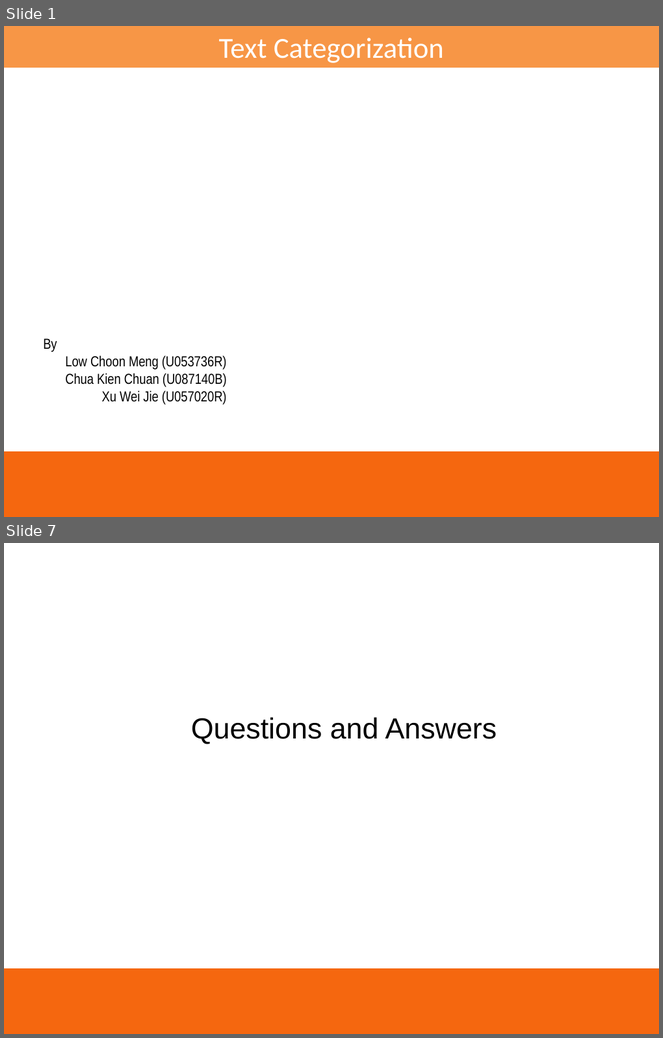
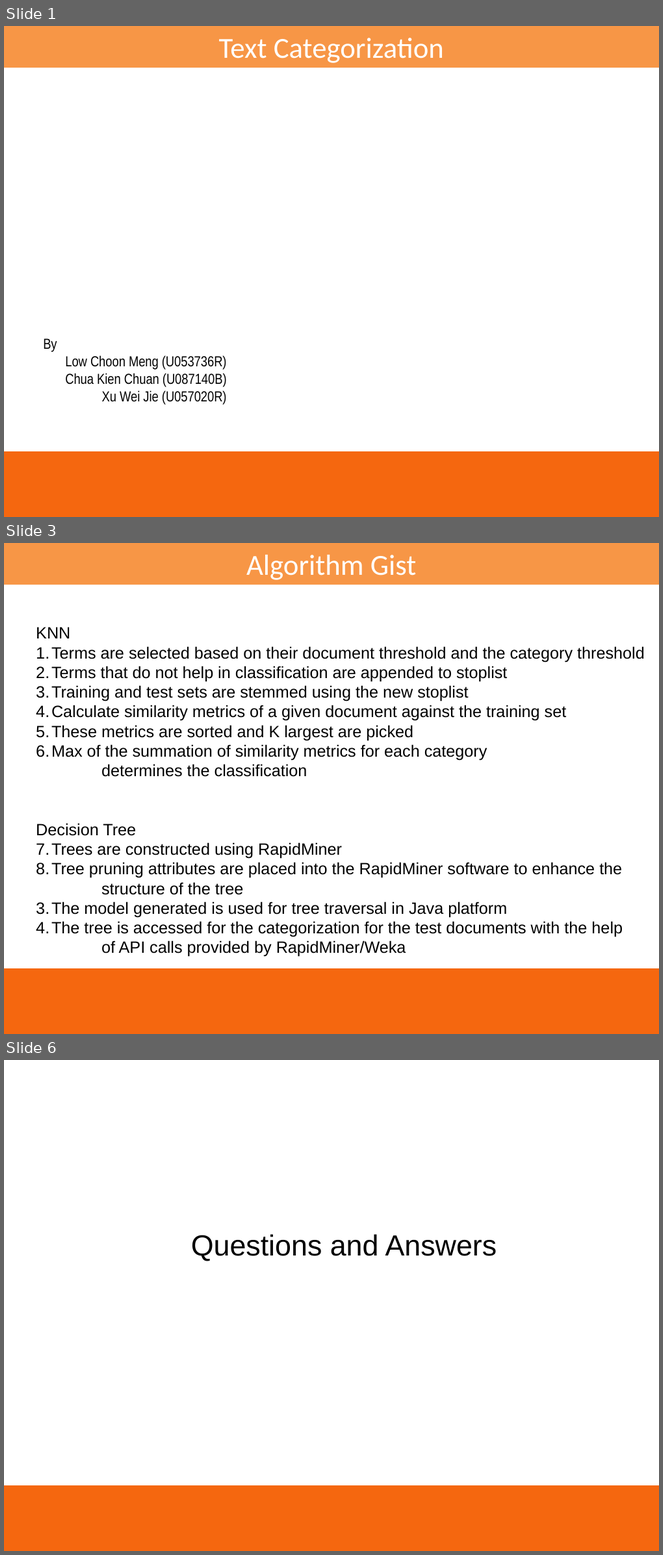
Before and after one commit to gangadhar001/textcategorization, a slide deck: Text Categorization.ppt. Shown one above the other, each under a label of ours: slides 1 and 7 before the commit, slides 1, 3 and 6 after it; the slides between them are not shown. The pictures are 663x1038 and 663x1555 pixels, drawn with LibreOffice and Linux fonts; fonts in the diff are those of the drawing; background and template pictures are left out. Boxes give left, top, right and bottom in pixels: in the first picture for what was removed or moved away, otherwise in the second. Text is boxed around its words. In the diff, an @@ line names an element or a change of style, - is before the commit and + after.

```diff
--- a/Text Categorization.ppt
+++ b/Text Categorization.ppt
@@ slide 3 added at [4,543,659,1034], background #FFFFFF; not listed: 1 template element that a slide beside it also shows @@
@@ rectangle added at [4,543,659,585], fill #F79646, 32 pt, text #FFFFFF @@
+Algorithm Gist
@@ text added at [36,627,645,957], 18 pt, text #000000 @@
+KNN
+1. Terms are selected based on their document threshold and the category threshold
+2. Terms that do not help in classification are appended to stoplist
+3. Training and test sets are stemmed using the new stoplist
+4. Calculate similarity metrics of a given document against the training set
+5. These metrics are sorted and K largest are picked
+6. Max of the summation of similarity metrics for each category
+determines the classification
+Decision Tree
+1. Trees are constructed using RapidMiner
+2. Tree pruning attributes are placed into the RapidMiner software to enhance the
+structure of the tree
+3. The model generated is used for tree traversal in Java platform
+4. The tree is accessed for the categorization for the test documents with the help
+of API calls provided by RapidMiner/Weka
@@ what was slide 7 is now slide 6 @@
```
Also in this commit, not shown: 3 other slides added, 5 slides removed.
